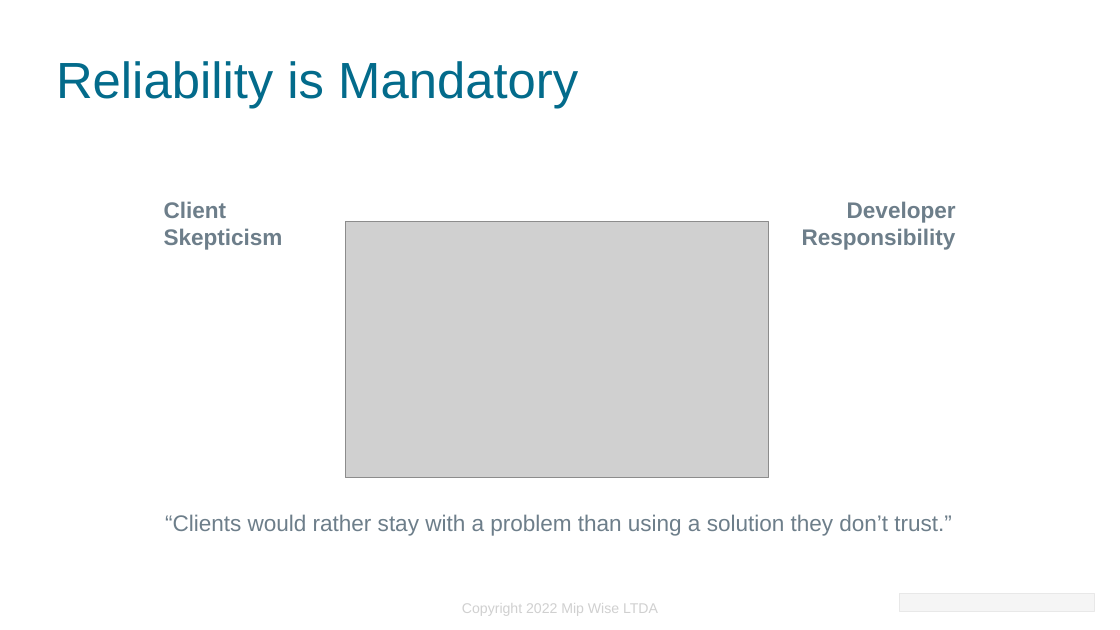
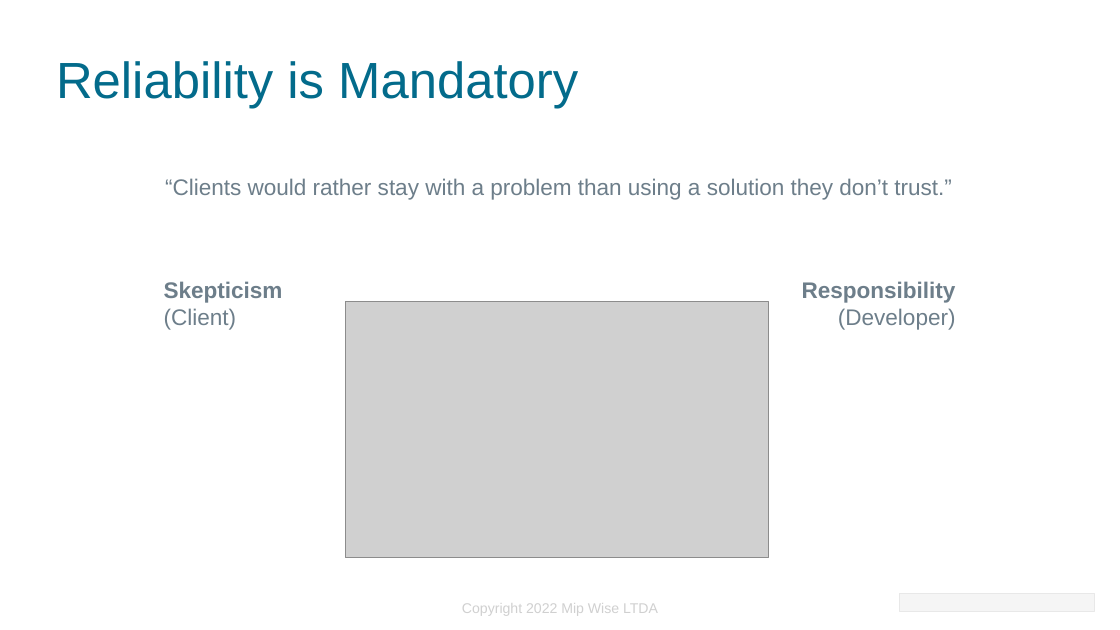
Before and after one commit to mipwise/workshop-data-validation, a slide deck: slide 5 of docs/data-validation-workshop.odp. Drawn at 1120x630 pixels with LibreOffice and Linux fonts; fonts in the diff are those of the drawing; grey boxes stand for pictures. Boxes give left, top, right and bottom in pixels: in the first picture for what was removed or moved away, otherwise in the second. Text is boxed around its words. In the diff, an @@ line names an element or a change of style, - is before the commit and + after.

```diff
--- a/docs/data-validation-workshop.odp
+++ b/docs/data-validation-workshop.odp
@@ text "“Clients would rather stay with ...": place and size @@
-text "“Clients would rather stay with ..." at box(165, 514, 952, 536)
+text "“Clients would rather stay with ..." at box(165, 178, 952, 200)
@@ text at box(164, 281, 283, 330): text changed @@
-Client Skepticism
+Skepticism
+(Client)
@@ text at box(802, 281, 956, 330): text changed @@
-Developer Responsibility
+Responsibility
+(Developer)
@@ picture: place and size @@
-picture at box(346, 222, 769, 478)
+picture at box(346, 302, 769, 558)
```
Also in this commit, not shown: 1 other slide changed.
